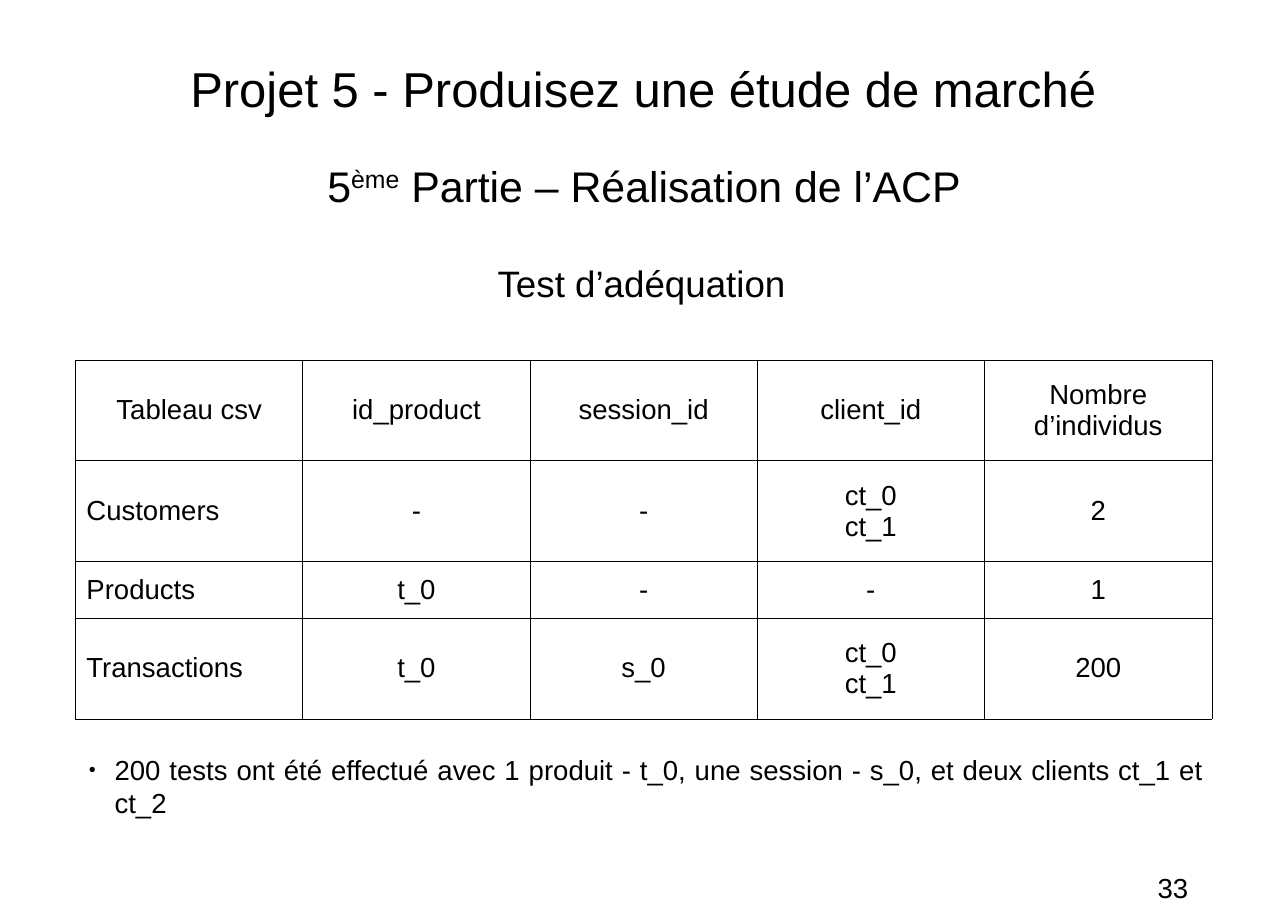
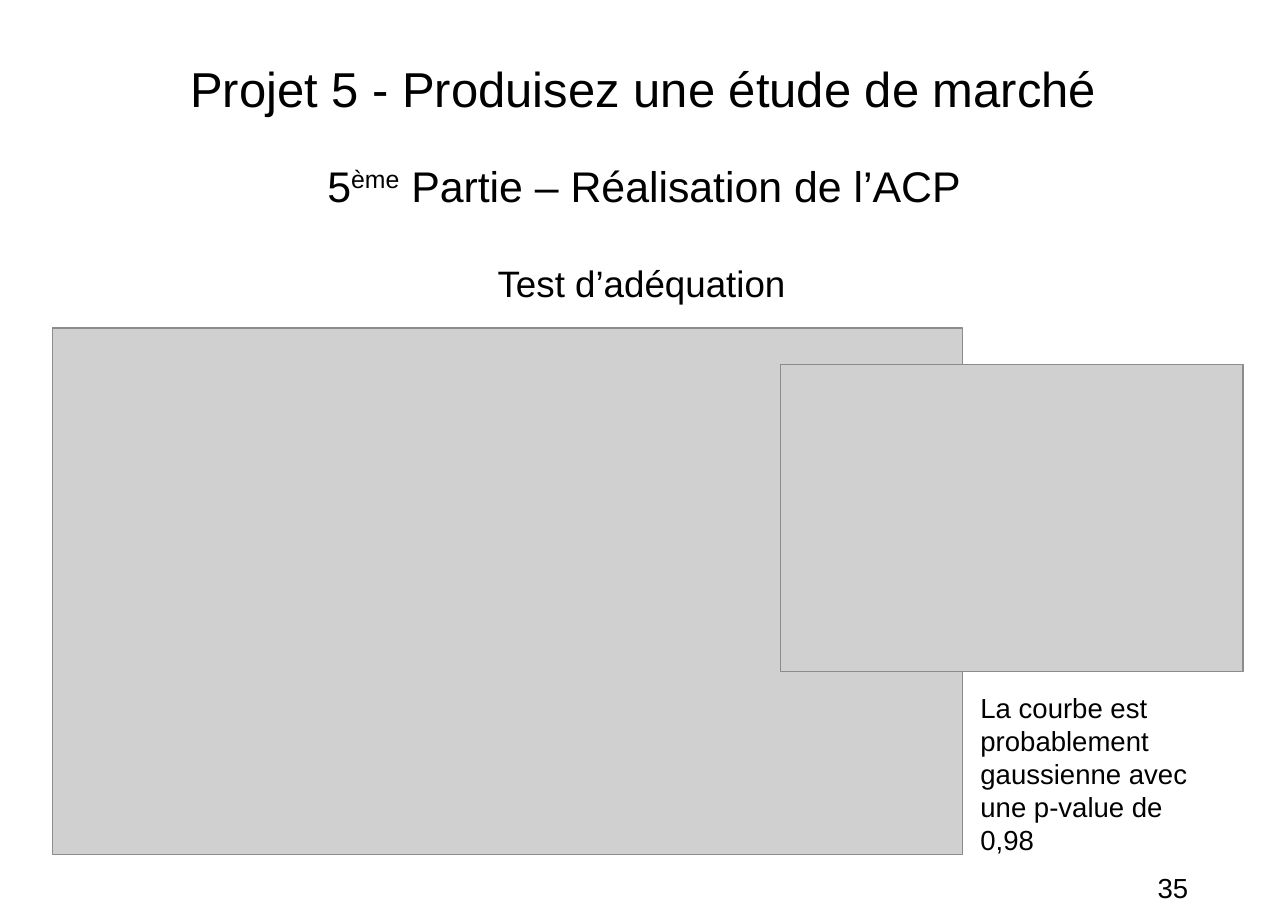
Before and after one commit to FranckDELRUE/FranckDELRUE-OCR-Project-5-DAn-Python, a slide deck: slide 35 of P5_04_Presentation.odp (slide 33 before the commit). Drawn at 1288x911 pixels with LibreOffice and Linux fonts; fonts in the diff are those of the drawing; grey boxes stand for pictures. Boxes give left, top, right and bottom in pixels: in the first picture for what was removed or moved away, otherwise in the second. Text is boxed around its words. In the diff, an @@ line names an element or a change of style, - is before the commit and + after.

```diff
--- a/P5_04_Presentation.odp
+++ b/P5_04_Presentation.odp
@@ picture added at (x1=52, y1=328, x2=963, y2=855) @@
@@ table removed at (x1=76, y1=360, x2=1212, y2=719), 4 rows, 5 columns @@
-Tableau csv | id_product | session_id | client_id | Nombre d’individus
-Customers | - | - | ct_0 / ct_1 | 2
-Products | t_0 | - | - | 1
-Transactions | t_0 | s_0 | ct_0 / ct_1 | 200
@@ picture added at (x1=781, y1=365, x2=1244, y2=672) @@
@@ text added at (x1=980, y1=698, x2=1187, y2=854), 18 pt, text #000000 @@
+La courbe est probablement gaussienne avec une p-value de 0,98
@@ text removed at (x1=115, y1=759, x2=1202, y2=819) @@
-● 200 tests ont été effectué avec 1 produit - t_0, une session - s_0, et deux clients ct_1 et ct_2
@@ page number at (x1=1158, y1=878, x2=1189, y2=899): text changed @@
-33
+35
```
Also in this commit, not shown: 9 other slides changed, 6 slides added, 4 slides removed, 30 other files.
